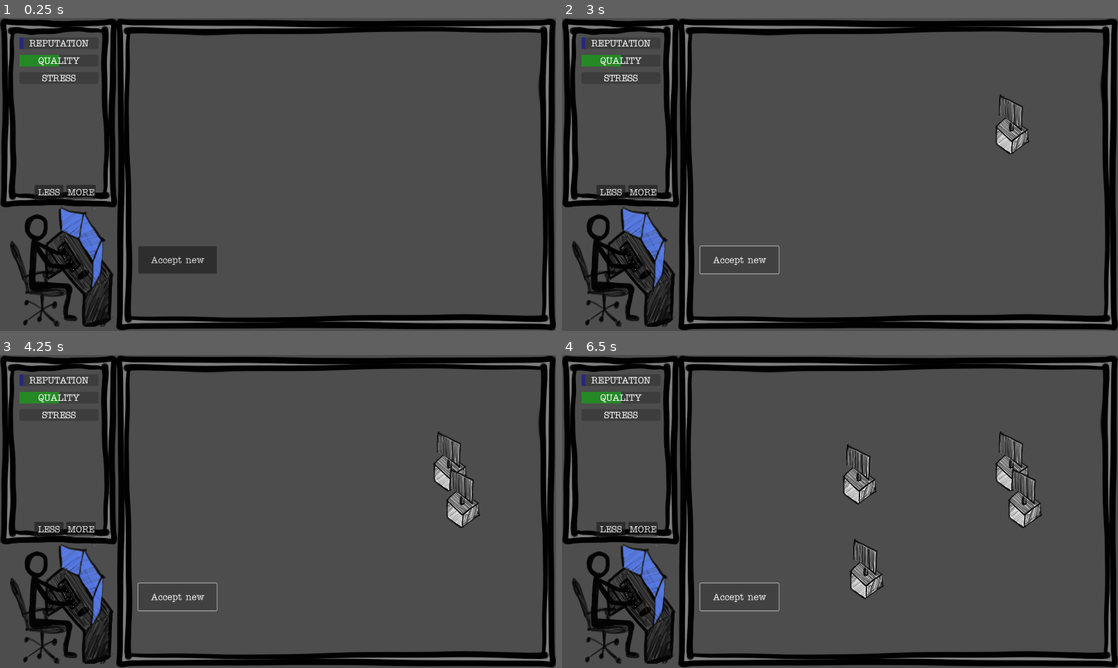
Above: before the commit, frames 1-4 (two rows, left to right).
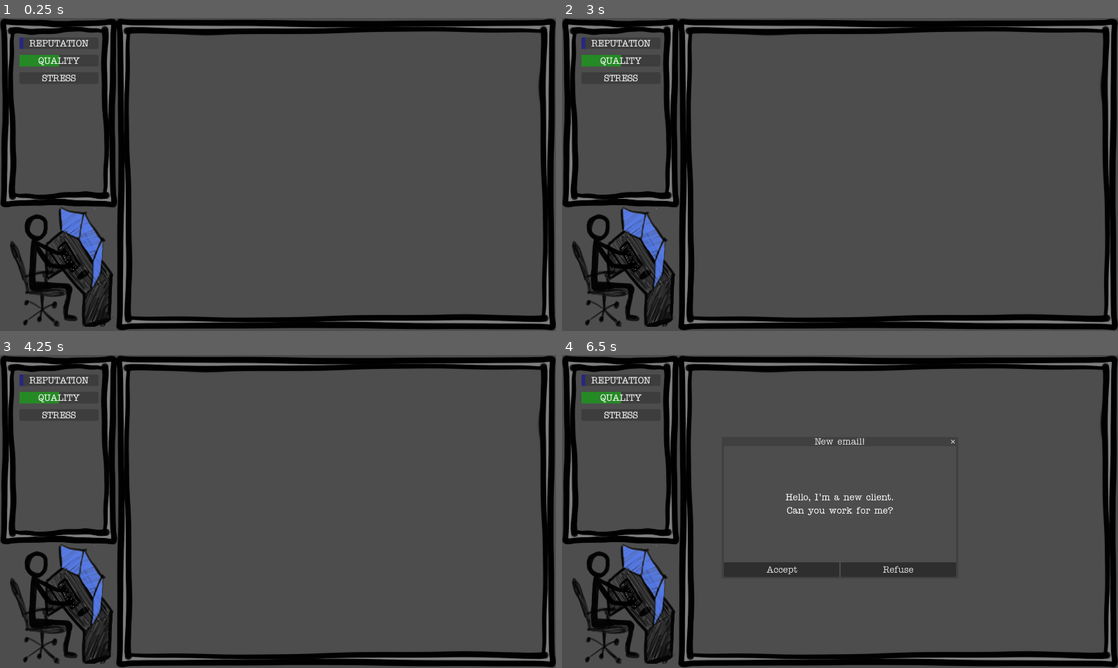
Above: after the commit, the same moments.

Repository: ildede/game-off-2025
Game: Godot game, scene res://main.tscn
Same seed, same stepped clock (60 frames per second), same inputs: the game is played once before the commit and once after it.
Inputs (mouse positions are in pixels of both pictures, inside the frame that each line leads up to):
- Up to frame 1 (0.25 s): no input
- Up to frame 2 (3 s): click (645, 193) at 0.5 s, where only the run before the commit has a clickable "MORE"; click (895, 224) at 1.25 s, where only the run after the commit has a clickable "Refuse"; click (612, 193) at 2 s, where only the run before the commit has a clickable "LESS"; click (739, 259) at 2.75 s, where only the run before the commit has a clickable "Accept new"
- Up to frame 3 (4.25 s): click (177, 596) at 3.5 s, where only the run before the commit has a clickable "Accept new"
- Up to frame 4 (6.5 s): click (645, 530) at 4.25 s, where only the run before the commit has a clickable "MORE"; click (612, 530) at 5 s, where only the run before the commit has a clickable "LESS"; click (739, 596) at 5.75 s, where only the run before the commit has a clickable "Accept new"

The runs differ from the first frame. In frame 1, 1.5% of the frame differs, in the area x 6-39%, y 53-82%; in frame 2, 1.1%; in frame 3, 1.5%; in frame 4, 4.6%, in the area x 6-87%, y 24-82%.

Commit message:
feat: add client after a request from popup

Diff:
--- a/main.gd
+++ b/main.gd
@@ -2,8 +2,8 @@
 
 const client_scene = preload("res://client/client.tscn")
 
-func _on_button_pressed() -> void:
-	add_new_client()
+func new_email_from_client() -> void:
+	$AskNewClient.popup_centered()
 
 func add_new_client() -> void:
 	var client = client_scene.instantiate()
@@ -15,3 +15,18 @@
 
 func get_visible_screen() -> Vector2:
 	return get_viewport().get_visible_rect().size
+
+func _on_refuse_pressed() -> void:
+	_on_ask_new_client_close_requested()
+
+func _on_accept_pressed() -> void:
+	GlobalSignal.update_reputation.emit(1)
+	add_new_client()
+	_on_ask_new_client_close_requested()
+
+func _on_ask_new_client_close_requested() -> void:
+	$NewClient.start(5.0)
+	$AskNewClient.visible = false
+
+func _on_ask_new_client_about_to_popup() -> void:
+	$NewClient.stop()
--- a/main.tscn
+++ b/main.tscn
@@ -1,8 +1,9 @@
-[gd_scene load_steps=7 format=3 uid="uid://b8cdvr2tr0y4c"]
+[gd_scene load_steps=8 format=3 uid="uid://b8cdvr2tr0y4c"]
 
 [ext_resource type="Script" uid="uid://b1mqk1kknrr1k" path="res://main.gd" id="1_ig7tw"]
 [ext_resource type="Script" uid="uid://b5d226ud6fjao" path="res://info_panel.gd" id="3_1bvp3"]
 [ext_resource type="PackedScene" uid="uid://dibf4fgjie87y" path="res://translator/translator.tscn" id="3_h2yge"]
+[ext_resource type="Theme" uid="uid://cym7llujgpfif" path="res://gameoff.tres" id="4_1bvp3"]
 
 [sub_resource type="StyleBoxFlat" id="StyleBoxFlat_272bh"]
 bg_color = Color(0, 0, 1, 0.3529412)
@@ -113,19 +114,65 @@
 offset_right = 1922.0
 offset_bottom = 1079.0
 
-[node name="Button" type="Button" parent="."]
-offset_left = 478.0
-offset_top = 788.0
-offset_right = 748.0
-offset_bottom = 882.0
-text = "Accept new"
-
 [node name="Translator" parent="." instance=ExtResource("3_h2yge")]
 position = Vector2(224, 856)
 
 [node name="NewClient" type="Timer" parent="."]
-wait_time = 5.0
+wait_time = 0.5
+one_shot = true
 autostart = true
 
-[connection signal="pressed" from="Button" to="." method="_on_button_pressed"]
-[connection signal="timeout" from="NewClient" to="." method="add_new_client"]
+[node name="AskNewClient" type="Window" parent="."]
+oversampling_override = 1.0
+title = "New email!"
+size = Vector2i(800, 500)
+visible = false
+always_on_top = true
+popup_window = true
+content_scale_aspect = 4
+theme = ExtResource("4_1bvp3")
+
+[node name="GridContainer" type="GridContainer" parent="AskNewClient"]
+anchors_preset = 15
+anchor_right = 1.0
+anchor_bottom = 1.0
+grow_horizontal = 2
+grow_vertical = 2
+size_flags_horizontal = 3
+size_flags_vertical = 3
+
+[node name="RichTextLabel" type="RichTextLabel" parent="AskNewClient/GridContainer"]
+layout_mode = 2
+size_flags_horizontal = 3
+size_flags_vertical = 3
+text = "Hello, I'm a new client.
+
+Can you work for me?"
+fit_content = true
+scroll_active = false
+horizontal_alignment = 1
+vertical_alignment = 1
+
+[node name="GridContainer" type="GridContainer" parent="AskNewClient/GridContainer"]
+custom_minimum_size = Vector2(0, 50)
+layout_mode = 2
+size_flags_horizontal = 3
+columns = 2
+
+[node name="Accept" type="Button" parent="AskNewClient/GridContainer/GridContainer"]
+layout_mode = 2
+size_flags_horizontal = 3
+size_flags_vertical = 3
+text = "Accept"
+
+[node name="Refuse" type="Button" parent="AskNewClient/GridContainer/GridContainer"]
+layout_mode = 2
+size_flags_horizontal = 3
+size_flags_vertical = 3
+text = "Refuse"
+
+[connection signal="timeout" from="NewClient" to="." method="new_email_from_client"]
+[connection signal="about_to_popup" from="AskNewClient" to="." method="_on_ask_new_client_about_to_popup"]
+[connection signal="close_requested" from="AskNewClient" to="." method="_on_ask_new_client_close_requested"]
+[connection signal="pressed" from="AskNewClient/GridContainer/GridContainer/Accept" to="." method="_on_accept_pressed"]
+[connection signal="pressed" from="AskNewClient/GridContainer/GridContainer/Refuse" to="." method="_on_refuse_pressed"]
--- a/translator/translator.gd
+++ b/translator/translator.gd
@@ -17,7 +17,7 @@
 
 func fire() -> void:
 	var l = letters.instantiate()
-	l.position = $Translator.position
+	l.position = $Translator.position + Vector2(randi_range(-50, 50), randi_range(-50, 50))
 	var target_task = tasks.pick_random()
 	l.target = target_task
 	l.target_id = target_task.get_node("CharacterBody2D").task_id
@@ -34,12 +34,6 @@
 		task_found.queue_free()
 		letter.queue_free()
 
-func _on_more_pressed() -> void:
-	$WPM.wait_time -= 0.1
-
-func _on_less_pressed() -> void:
-	$WPM.wait_time += 0.1
-
 func _on_static_body_2d_body_entered(body: Node2D) -> void:
 	if "task_id" in body:
 		GlobalSignal.update_reputation.emit(-0.5)
--- a/translator/translator.tscn
+++ b/translator/translator.tscn
@@ -25,21 +25,5 @@
 wait_time = 0.2
 autostart = true
 
-[node name="more" type="Button" parent="."]
-offset_left = 5.0
-offset_top = -280.0
-offset_right = 105.0
-offset_bottom = -230.0
-text = "MORE"
-
-[node name="less" type="Button" parent="."]
-offset_left = -105.0
-offset_top = -280.0
-offset_right = -5.0
-offset_bottom = -230.0
-text = "LESS"
-
 [connection signal="body_entered" from="Translator/StaticBody2D" to="." method="_on_static_body_2d_body_entered"]
 [connection signal="timeout" from="WPM" to="." method="_on_timer_timeout"]
-[connection signal="pressed" from="more" to="." method="_on_more_pressed"]
-[connection signal="pressed" from="less" to="." method="_on_less_pressed"]
